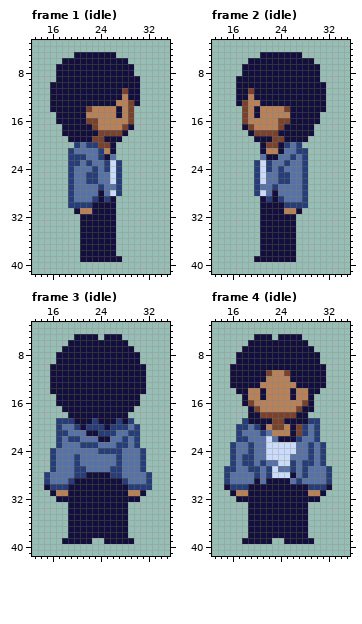
Two states of a pixel-art file, assets/sprites/player/player.aseprite. The picture above was drawn from the file before the commit.
48x48 pixels, 26 frames. Shown: frame 1 (idle): x 13..35, y 3..41; frame 2 (idle): x 13..35, y 3..41; frame 3 (idle): x 13..35, y 3..41; frame 4 (idle): x 13..35, y 3..41. The commit also changed other frames, which this record leaves out.
The same view after the edit:
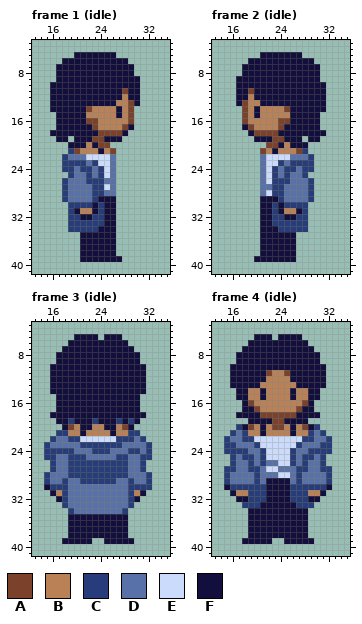
Palette (. is transparent): A #7b412b  B #b98155  C #273d7b  D #5872a9  E #cbdbfc  F #120e3d
Changes in this commit:
Changed rows in their new state; - is an unchanged pixel.
Frame 1 (idle), layer "Layer 1":
first column x 16:
17 -F----------
18 FF----------
19 -FF.--------
20 ---FFFBF--.-
21 ----ABBBF-A-
22 --CDDDEEEE--
23 --C--CDCEED.
24 --C--CCDCED.
25 -------DCED.
26 --CD----C-D.
27 --CD---C-E-.
28 --CD---CC-D.
29 --CD-----F--
30 --------C---
31 ---C----C---
32 ---CC--CC---
33 ---CCCCCC---
34 ---CCCCC----
Frame 2 (idle), layer "Layer 1":
first column x 20:
17 ----------F-
18 ----------FF
19 --------.FF-
20 -.---BFFF---
21 -A-FBBBA----
22 --EEEED-DC--
23 .DEECDCC-C--
24 .DECDCC--C--
25 .DECD-------
26 .DEC----DC--
27 .---C---DC--
28 .DECC---DC--
29 --F-----DC--
30 ---C--------
31 ---C----C---
32 ---CC--CC---
33 ---CCCCCC---
34 ----CCCCC---
Frame 3 (idle), layer "Layer 1":
first column x 15:
17 --F------------F--
18 -FFF----------FFF-
19 --FF-----------F--
20 --.FAB-FBB-FBAF.--
21 ----BBFBBBBFBB----
22 -CD---EEEEEEC-CDC-
23 CDD------CCC-D-DDC
24 C-CCC---C--DD-CCDC
25 C---C-C------C---C
26 ----C-CCCCCC-C----
27 ----C--CCCC--C----
28 ----C--CCCC--C----
29 ---CDDCCCCCCDDC---
30 ----DDDDDDDDDD----
31 ---CDDDDDDDDDDC---
32 ---CDDDDDDDDDDC---
33 ---CDDDDDDDDDDC---
34 ----CDDDDDDDDC----
Frame 4 (idle), layer "Layer 1":
first column x 15:
15 --F------------F--
17 ---F--------------
18 --FF----------FF--
19 ---.----------..--
20 ---FAB------BAF---
21 -CDCBBFB----BBCDC-
22 CDD-CEE-EEEEECCDDC
23 C---DCE-----C-D--C
24 C-CCD-C----C---C-C
25 ------C----C-C----
26 ---D----------D---
27 -------E---DC---C-
28 -------DD--DCD----
29 -----C------------
30 ----CCC----CCC----
31 ----CCC----CCC----
32 ----CCC----CCC----
33 ---CCC------CCC---
